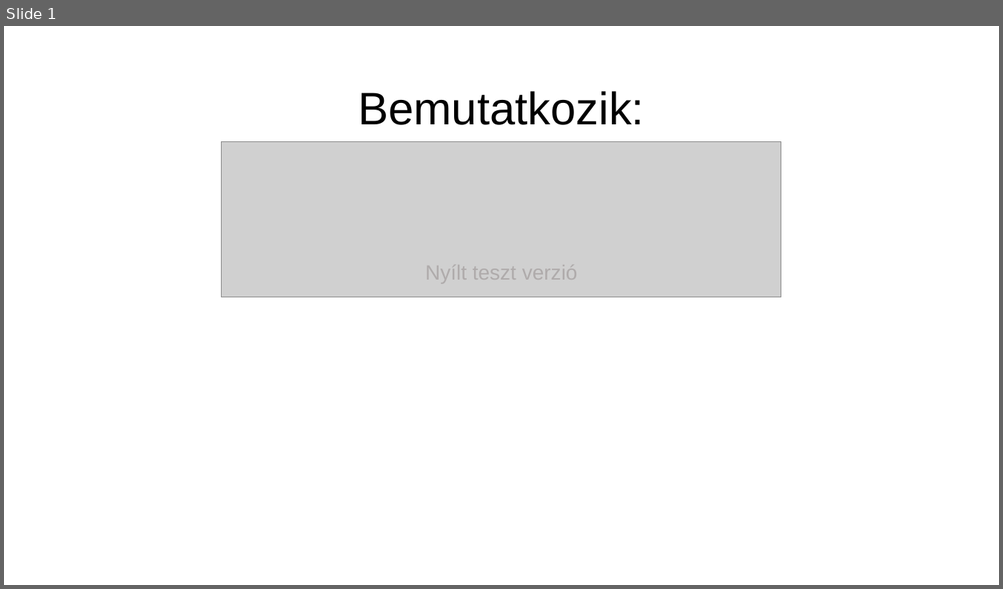
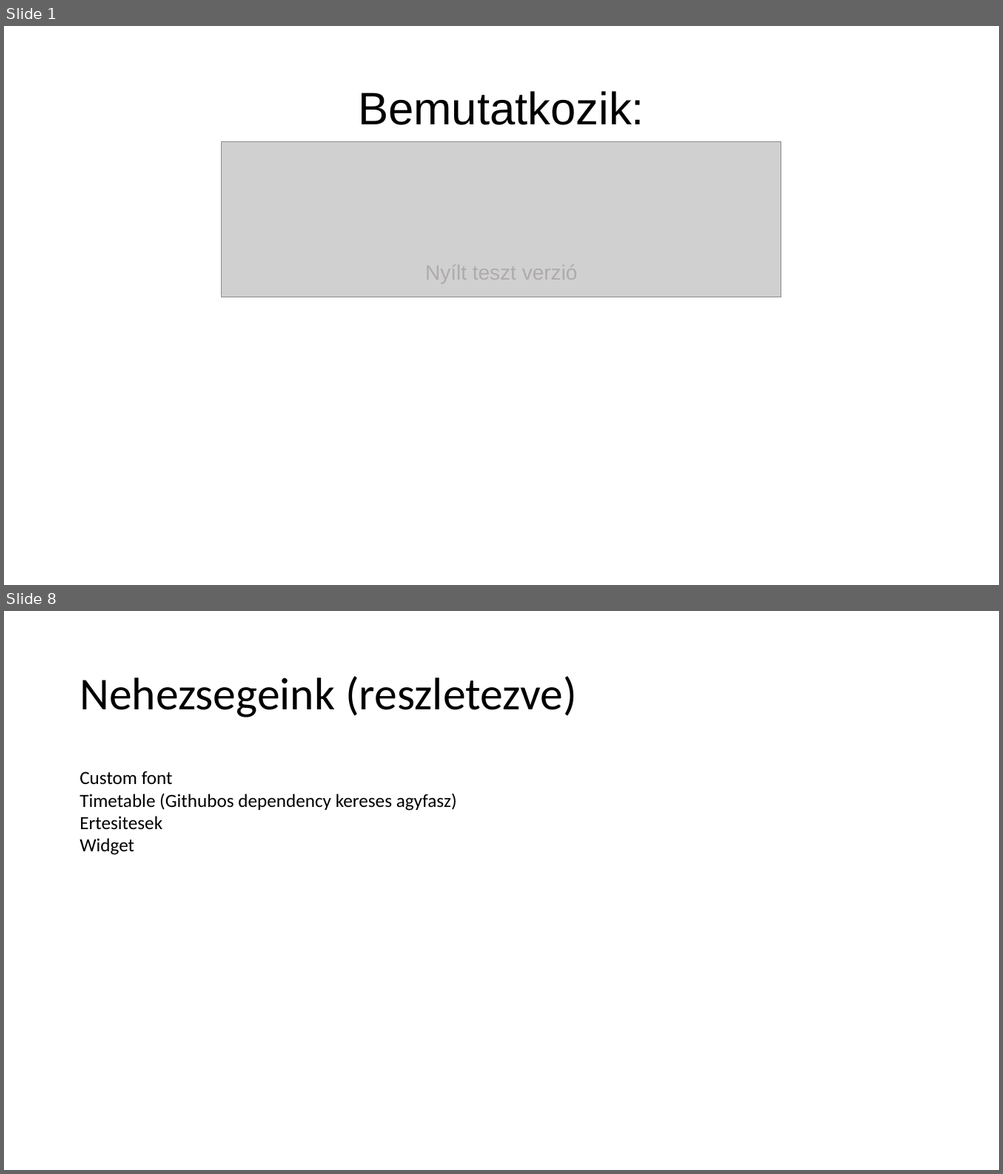
Before and after one commit to net0218game/ClassMate-HYPE, a slide deck: Images/banner/banner.pptx. Shown one above the other, each under a label of ours: slide 1 before the commit, slides 1 and 8 after it; the slides between them are not shown. The pictures are 1003x589 and 1003x1174 pixels, drawn with LibreOffice and Linux fonts; fonts in the diff are those of the drawing; grey boxes stand for pictures. Boxes give left, top, right and bottom in pixels: in the first picture for what was removed or moved away, otherwise in the second. Text is boxed around its words. In the diff, an @@ line names an element or a change of style, - is before the commit and + after.

```diff
--- a/Images/banner/banner.pptx
+++ b/Images/banner/banner.pptx
@@ slide 8 added at (4,611,999,1170), background #FFFFFF @@
@@ title added at (79,676,577,718), 44 pt, text #000000 @@
+Nehezsegeink (reszletezve)
@@ text added at (79,771,457,855), 18 pt, text #000000 @@
+Custom font
+Timetable (Githubos dependency kereses agyfasz)
+Ertesitesek
+Widget
```
Also in this commit, not shown: 7 other slides added, 2 other files.
